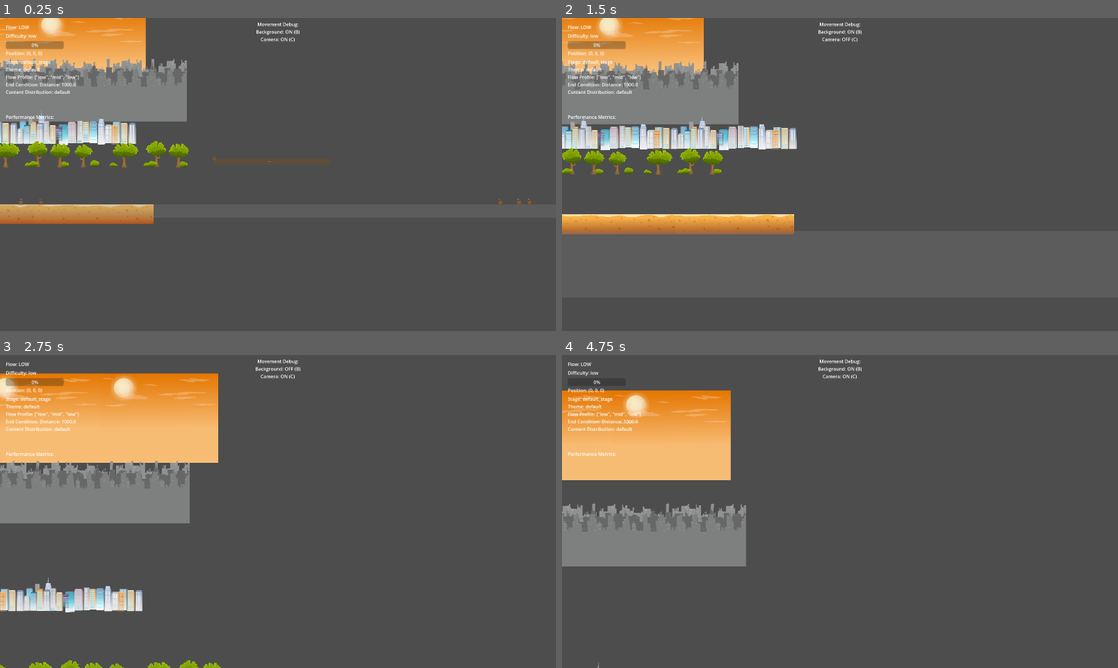
Above: before the commit, frames 1-4 (two rows, left to right).
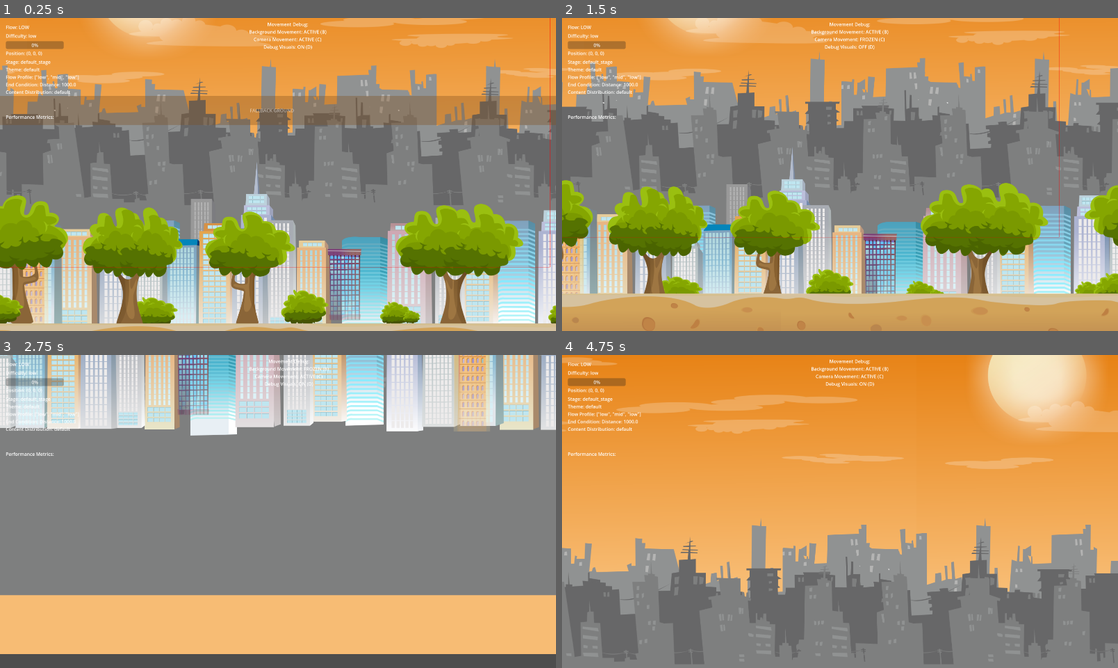
Above: after the commit, the same moments.

Repository: talofo/namoradinha
Game: Godot game, scene res://game/Game.tscn
The game is run twice, just before and just after one commit, with the same random seed, the same clock (stepped at 60 frames per second) and the same inputs.
Inputs:
- Up to frame 1 (0.25 s): no input
- Up to frame 2 (1.5 s): tap Enter at 0.5 s; hold D 0.53-1.28 s; tap C at 0.6 s; tap B at 0.8, 1.35 s; tap Space (boost) at 1.25 s
- Up to frame 3 (2.75 s): tap C at 1.55 s; hold D from 2.03 s (still down); hold Space (boost) from 2.03 s (still down); tap B at 2.3 s
- Up to frame 4 (4.75 s): release Space (boost) at 2.78 s; tap C at 2.85, 4.55 s; tap Enter at 3.5 s; release D at 3.53 s; tap B at 3.6 s; tap Space (boost) at 4.25 s; tap 1 at 4.35 s

The runs differ from the first frame. In frame 1, 96% of the frame differs, in the area x 0-100%, y 0-100%; in frame 2, 95%; in frame 3, 90%; in frame 4, 97%.

Commit message:
added more debug layers for movement

Diff:
--- a/camera/CameraSystem.tscn
+++ b/camera/CameraSystem.tscn
@@ -6,4 +6,3 @@
 script = ExtResource("1_camera")
 
 [node name="Camera2D" type="Camera2D" parent="."]
-zoom = Vector2(0.2, 0.2)
--- a/camera/debug/CameraDebugTools.gd
+++ b/camera/debug/CameraDebugTools.gd
@@ -3,16 +3,25 @@
 
 var camera_system: CameraSystem
 var _camera_enabled: bool = true
+var _original_position: Vector2
 
 func _ready() -> void:
     camera_system = get_node_or_null("../")
     if camera_system:
         print("[CameraDebug] Found CameraSystem")
+        _original_position = camera_system.camera.position
 
 func _unhandled_input(event: InputEvent) -> void:
     if event is InputEventKey and event.pressed:
         if event.keycode == KEY_C:
             _camera_enabled = not _camera_enabled
             if camera_system and camera_system.camera:
-                camera_system.camera.enabled = _camera_enabled
-                print("[CameraDebug] Camera system %s" % ("enabled" if _camera_enabled else "disabled"))
+                if _camera_enabled:
+                    # Re-enable normal camera following
+                    camera_system.camera.enabled = true
+                    camera_system._is_initialized = true
+                else:
+                    # Freeze camera at current position
+                    _original_position = camera_system.camera.position
+                    camera_system._is_initialized = false
+                print("[CameraDebug] Camera movement %s" % ("enabled" if _camera_enabled else "frozen"))
--- a/resources/physics/default_physics.tres
+++ b/resources/physics/default_physics.tres
@@ -19,7 +19,7 @@
 deceleration_speed_factor = 0.0001
 max_deceleration_factor = 0.05
 frame_rate_adjustment = 60.0
-default_launch_strength = 5000.0
+default_launch_strength = 1000.0
 default_launch_angle_degrees = 85.0
 manual_air_boost_rising_strength = 2000.0
 manual_air_boost_rising_angle = 45.0
--- a/scripts/player/debug/MovementDebugTools.gd
+++ b/scripts/player/debug/MovementDebugTools.gd
@@ -7,9 +7,15 @@
 # Debug state tracking
 var _background_enabled: bool = true
 var _camera_enabled: bool = true
+var _debug_enabled: bool = true
 
 # Debug UI
 var status_label: Label
+var _debug_draw: Node2D
+
+# Position tracking
+var _previous_player_pos: Vector2
+var _previous_camera_pos: Vector2
 
 func _ready() -> void:
     # Find systems
@@ -21,6 +27,7 @@
 
     # Create UI elements
     _create_status_label()
+    _create_debug_visuals()
     _update_status_display()
 
 func _create_status_label() -> void:
@@ -44,6 +51,18 @@
 
     canvas_layer.add_child(status_label)
 
+func _create_debug_visuals() -> void:
+    _debug_draw = Node2D.new()
+    add_child(_debug_draw)
+    _debug_draw.draw.connect(_on_debug_draw)
+
+func _on_debug_draw() -> void:
+    if camera_system and camera_system.camera:
+        # Draw camera bounds
+        var cam_pos = camera_system.camera.global_position
+        var viewport_size = get_viewport().get_visible_rect().size
+        _debug_draw.draw_rect(Rect2(cam_pos - viewport_size/2, viewport_size), Color.RED, false)
+
 func _unhandled_input(event: InputEvent) -> void:
     if event is InputEventKey and event.pressed:
         match event.keycode:
@@ -51,24 +70,55 @@
                 _toggle_background()
             KEY_C:
                 _toggle_camera()
+            KEY_D:
+                _debug_enabled = not _debug_enabled
+                _update_status_display()
 
 func _toggle_background() -> void:
     _background_enabled = not _background_enabled
-    if visual_background_system:
-        visual_background_system.process_mode = Node.PROCESS_MODE_DISABLED if not _background_enabled else Node.PROCESS_MODE_INHERIT
+    if visual_background_system and visual_background_system.parallax_controller:
+        if _background_enabled:
+            visual_background_system.use_camera_signal = true
+        else:
+            visual_background_system.use_camera_signal = false
     _update_status_display()
 
 func _toggle_camera() -> void:
     _camera_enabled = not _camera_enabled
     if camera_system and camera_system.camera:
-        camera_system.camera.enabled = _camera_enabled
+        if _camera_enabled:
+            camera_system.camera.enabled = true
+            camera_system._is_initialized = true
+        else:
+            camera_system._is_initialized = false
     _update_status_display()
+
+func _physics_process(delta: float) -> void:
+    if not _debug_enabled:
+        return
+
+    var player = get_node_or_null("/root/Game/PlayerCharacter")
+    if player:
+        var current_pos = player.global_position
+        if _previous_player_pos != Vector2.ZERO:
+            var movement = current_pos - _previous_player_pos
+            print("[MovementDebug] Player movement: ", movement)
+        _previous_player_pos = current_pos
+
+    if camera_system and camera_system.camera:
+        var current_pos = camera_system.camera.global_position
+        if _previous_camera_pos != Vector2.ZERO:
+            var movement = current_pos - _previous_camera_pos
+            print("[MovementDebug] Camera movement: ", movement)
+        _previous_camera_pos = current_pos
 
 func _update_status_display() -> void:
     if status_label:
         status_label.text = """Movement Debug:
-Background: %s (B)
-Camera: %s (C)""" % [
-            "ON" if _background_enabled else "OFF",
-            "ON" if _camera_enabled else "OFF"
+Background Movement: %s (B)
+Camera Movement: %s (C)
+Debug Visuals: %s (D)""" % [
+            "ACTIVE" if _background_enabled else "FROZEN",
+            "ACTIVE" if _camera_enabled else "FROZEN",
+            "ON" if _debug_enabled else "OFF"
         ]
--- a/visual_background/debug/BackgroundDebugTools.gd
+++ b/visual_background/debug/BackgroundDebugTools.gd
@@ -3,16 +3,26 @@
 
 var visual_background_system: VisualBackgroundSystem
 var _background_enabled: bool = true
+var _original_scroll: Vector2
 
 func _ready() -> void:
     visual_background_system = get_node_or_null("../")
     if visual_background_system:
         print("[BackgroundDebug] Found VisualBackgroundSystem")
+        if visual_background_system.parallax_controller:
+            _original_scroll = visual_background_system.parallax_controller.scroll_offset
 
 func _unhandled_input(event: InputEvent) -> void:
     if event is InputEventKey and event.pressed:
         if event.keycode == KEY_B:
             _background_enabled = not _background_enabled
-            if visual_background_system:
-                visual_background_system.process_mode = Node.PROCESS_MODE_DISABLED if not _background_enabled else Node.PROCESS_MODE_INHERIT
-                print("[BackgroundDebug] Background system %s" % ("enabled" if _background_enabled else "disabled"))
+            if visual_background_system and visual_background_system.parallax_controller:
+                if _background_enabled:
+                    # Re-enable background movement
+                    visual_background_system.use_camera_signal = true
+                    visual_background_system.parallax_controller.scroll_offset = _original_scroll
+                else:
+                    # Freeze background at current position
+                    _original_scroll = visual_background_system.parallax_controller.scroll_offset
+                    visual_background_system.use_camera_signal = false
+                print("[BackgroundDebug] Background movement %s" % ("enabled" if _background_enabled else "frozen"))
Not shown, changed: camera/debug/README.md
Not shown, changed: scripts/player/debug/README.md
Not shown, changed: visual_background/debug/README.md
